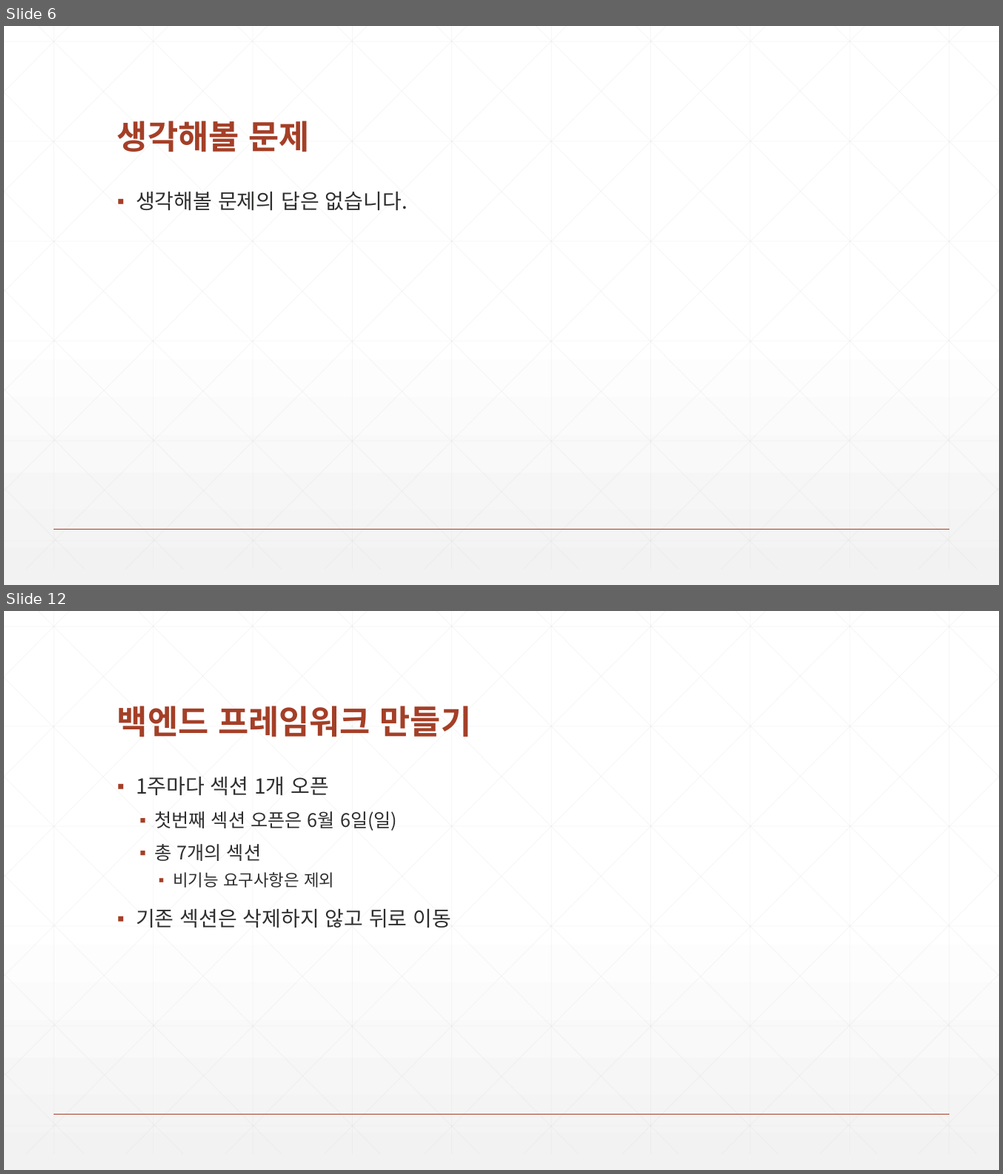
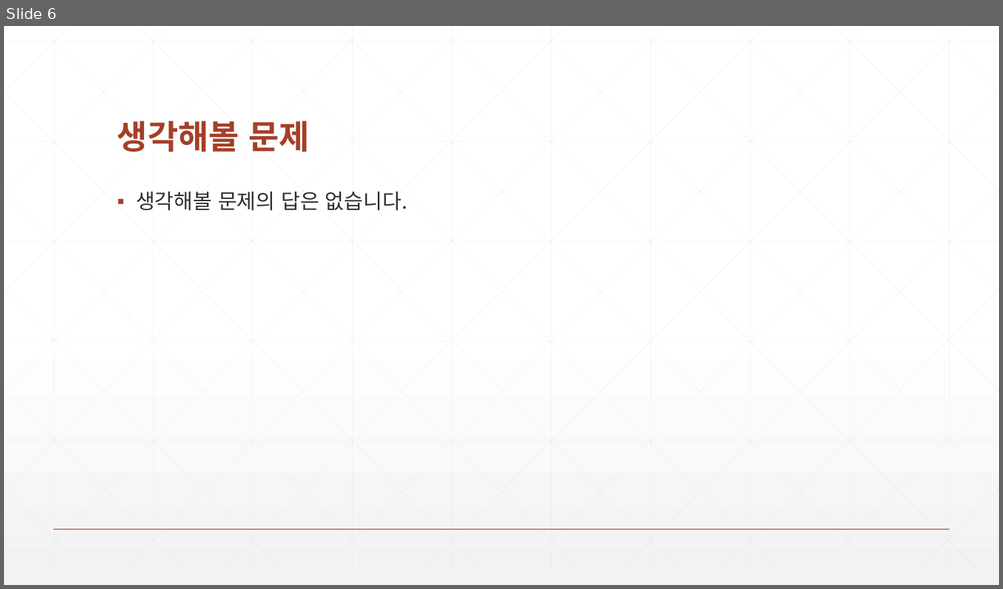
Before and after one commit to zeroshift01/code5, a slide deck: inflearn01/doc/교재_개정내용.pptx. Shown one above the other, each under a label of ours: slides 6 and 12 before the commit, slide 6 after it; the slides between them are not shown. The pictures are 1003x1174 and 1003x589 pixels, drawn with LibreOffice and Linux fonts; fonts in the diff are those of the drawing. Boxes give left, top, right and bottom in pixels: in the first picture for what was removed or moved away, otherwise in the second. Text is boxed around its words. In the diff, an @@ line names an element or a change of style, - is before the commit and + after.

```diff
--- a/inflearn01/doc/교재_개정내용.pptx
+++ b/inflearn01/doc/교재_개정내용.pptx
@@ slide 12 removed at (4,611,999,1170), background gradient #FFFFFF to #F2F2F2; not listed: 47 template elements that a slide beside it also shows @@
@@ title removed at (117,706,472,737) @@
-백엔드 프레임워크 만들기
@@ text removed at (136,777,452,928) @@
-▪ 1주마다 섹션 1개 오픈
-  ▪ 첫번째 섹션 오픈은 6월 6일(일)
-  ▪ 총 7개의 섹션
-    ▪ 비기능 요구사항은 제외
-▪ 기존 섹션은 삭제하지 않고 뒤로 이동
```
Also in this commit, not shown: 12 other slides removed, 22 other files.
